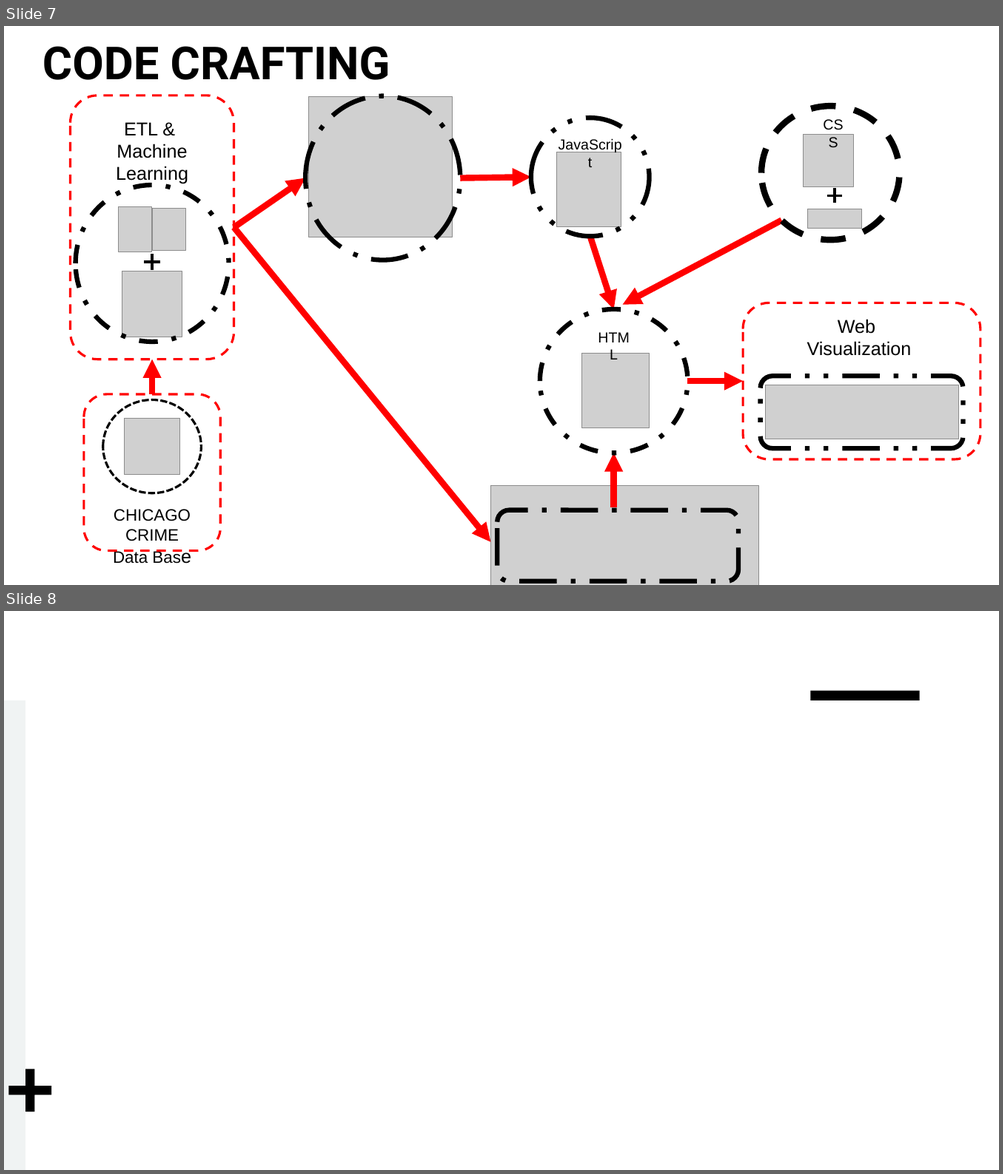
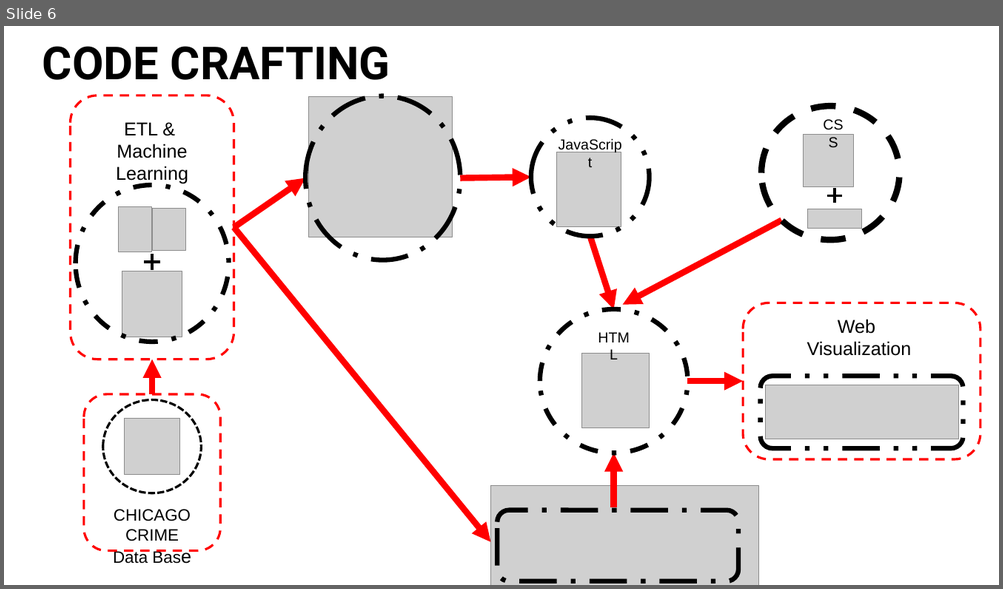
Before and after one commit to Karla-Flores/Arrests-Predictor, a slide deck: Group 2 - Arrest predictor.pptx. Shown one above the other, each under a label of ours: slides 7 and 8 before the commit, slide 6 after it. The pictures are 1003x1174 and 1003x589 pixels, drawn with LibreOffice and Linux fonts; fonts in the diff are those of the drawing; grey boxes stand for pictures. Boxes give left, top, right and bottom in pixels: in the first picture for what was removed or moved away, otherwise in the second. Text is boxed around its words. In the diff, an @@ line names an element or a change of style, - is before the commit and + after.

```diff
--- a/Group 2 - Arrest predictor.pptx
+++ b/Group 2 - Arrest predictor.pptx
@@ slide 8 removed at <box>4,611,999,1170</box>, background #FFFFFF @@
@@ rectangle removed at <box>811,691,919,701</box> @@
@@ rectangle removed at <box>4,701,25,1170</box> @@
@@ plus removed at <box>8,1069,51,1112</box> @@
@@ what was slide 7 is now slide 6 @@
```
Also in this commit, not shown: 4 slides changed, 1 other slide removed.
